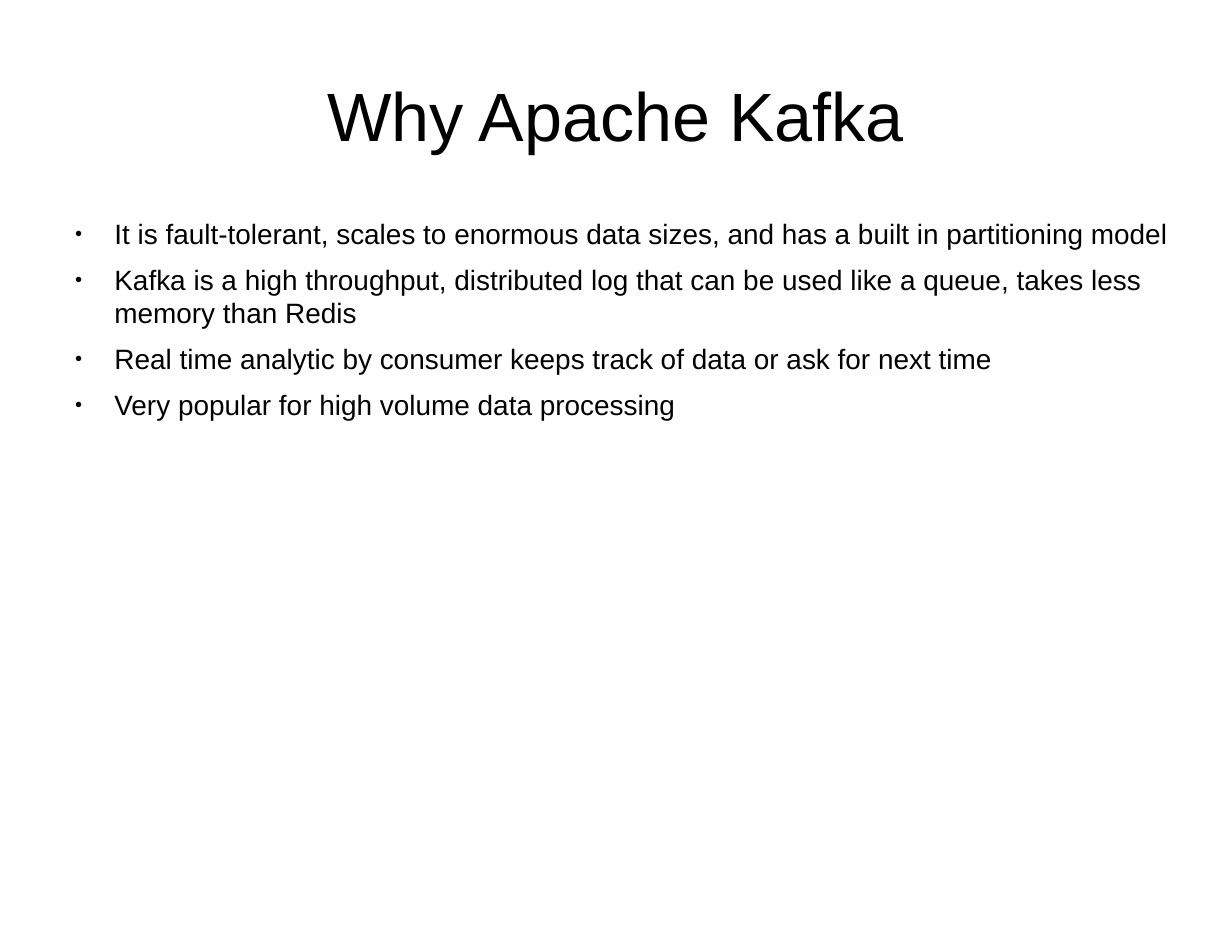
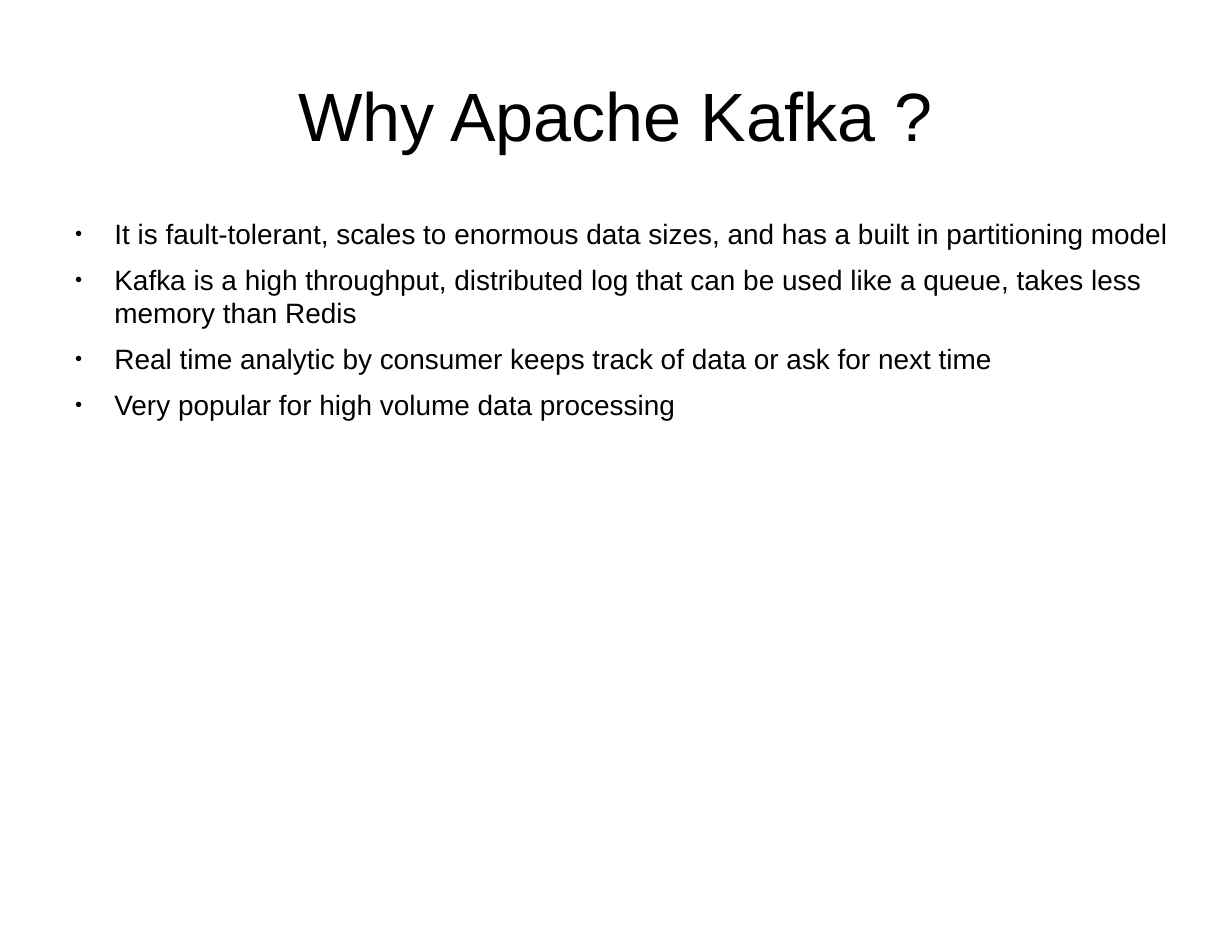
Before and after one commit to abhishek-ch/evolveML, a slide deck: slide 3 of data/smaato.odp (slide 11 before the commit). Drawn at 1232x925 pixels with LibreOffice and Linux fonts; fonts in the diff are those of the drawing. Boxes give left, top, right and bottom in pixels: in the first picture for what was removed or moved away, otherwise in the second. Text is boxed around its words. In the diff, an @@ line names an element or a change of style, - is before the commit and + after.

```diff
--- a/data/smaato.odp
+++ b/data/smaato.odp
@@ title at bbox=[299, 91, 876, 154]: text changed @@
-Why Apache Kafka
+Why Apache Kafka ?
```
Also in this commit, not shown: 5 other slides changed, 2 slides added.
